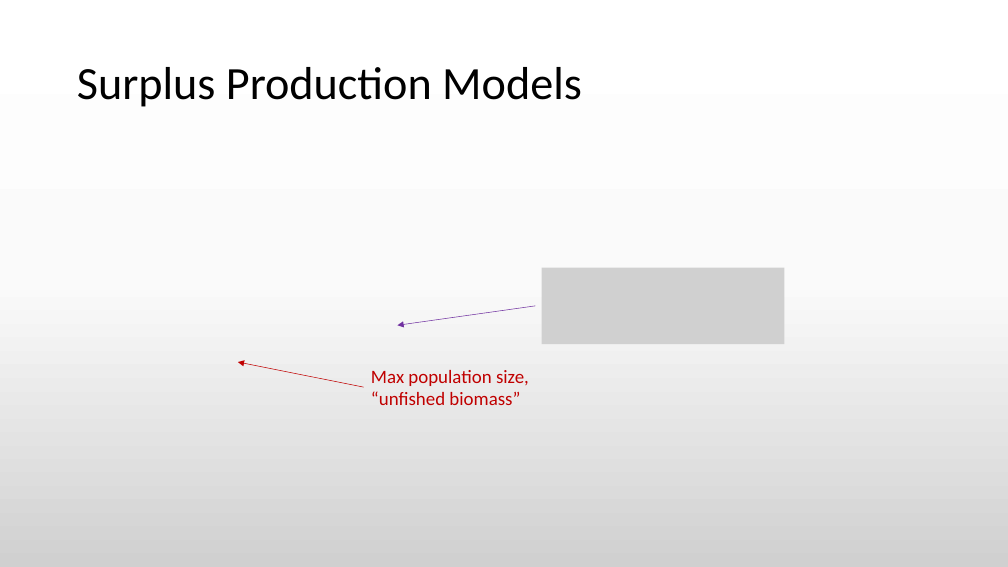
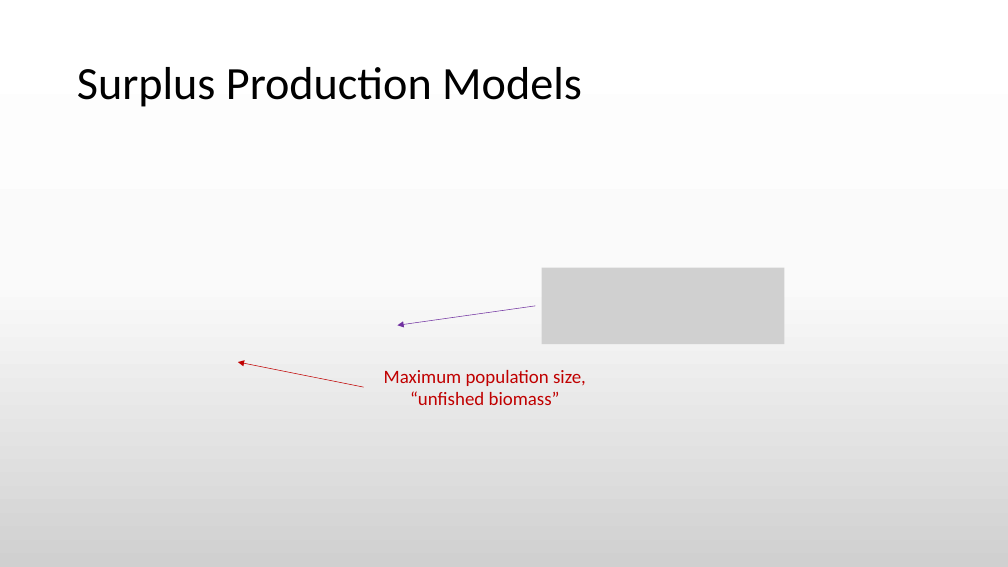
Before and after one commit to TESA-workshops/Ref-Pt-101, a slide deck: slide 22 of RefPt101_draft.pptx. Drawn at 1008x567 pixels with LibreOffice and Linux fonts; fonts in the diff are those of the drawing; grey boxes stand for pictures. Boxes give left, top, right and bottom in pixels: in the first picture for what was removed or moved away, otherwise in the second. Text is boxed around its words. In the diff, an @@ line names an element or a change of style, - is before the commit and + after.

```diff
--- a/RefPt101_draft.pptx
+++ b/RefPt101_draft.pptx
@@ text at <box>384,370,586,405</box>: text changed @@
-Max population size, “unfished biomass”
+Maximum population size, “unfished biomass”
```
Also in this commit, not shown: 18 other slides changed, 4 slides added, 1 other file.
